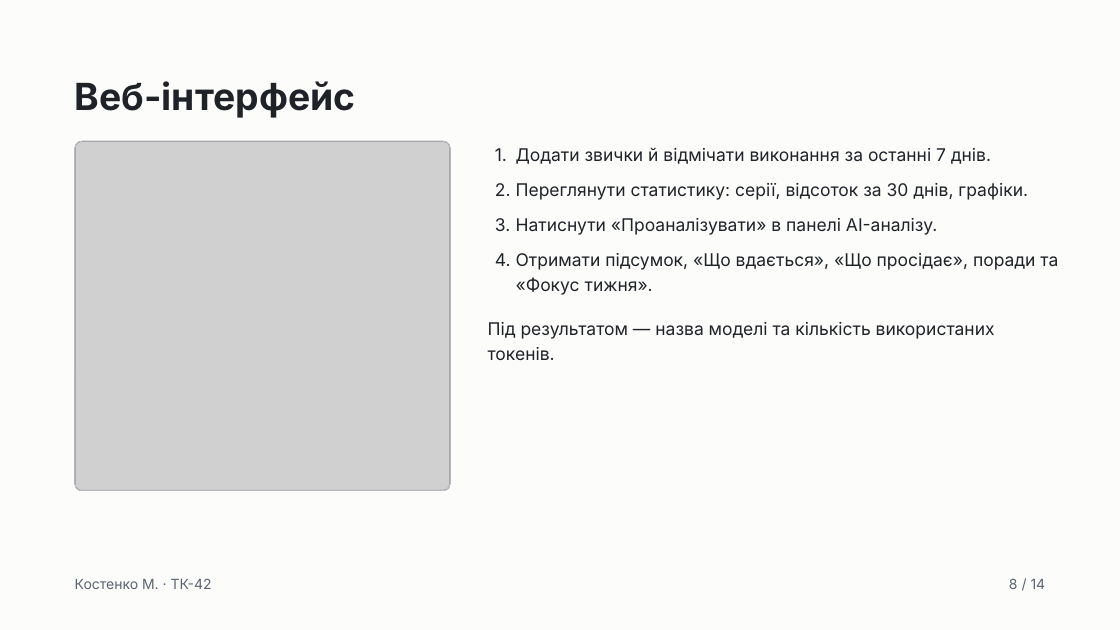
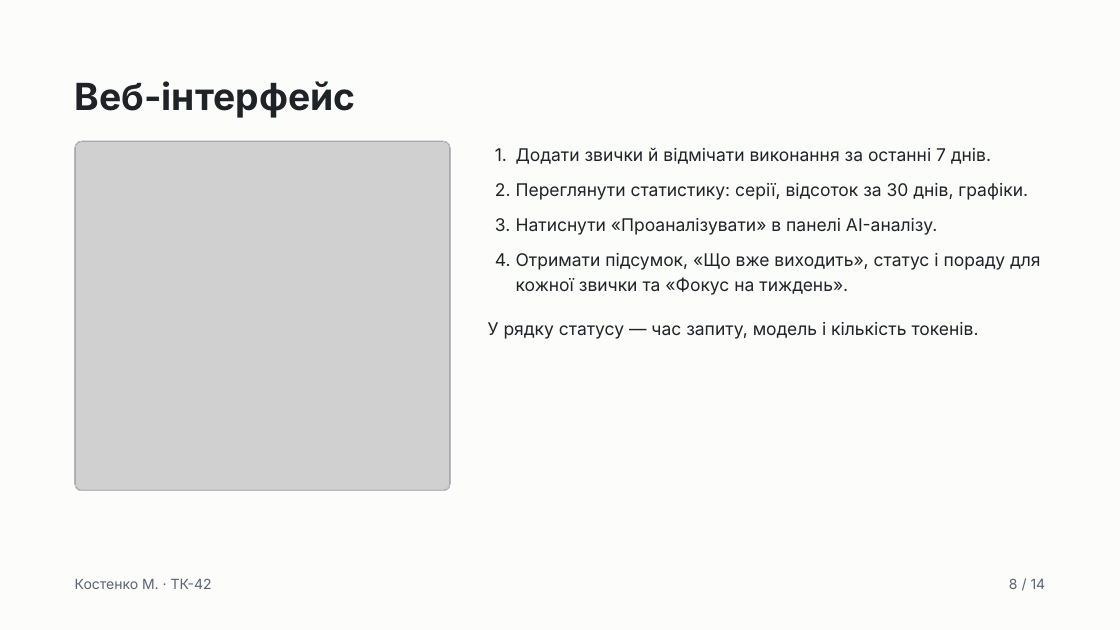
Before and after one commit to w1sed1/tracker-api, a slide deck: slide 8 of Habit Tracker + Gemini AI — Лаб. 2 «Хмарні обчислення».pptx. Drawn at 1120x630 pixels with LibreOffice and Linux fonts; fonts in the diff are those of the drawing; grey boxes stand for pictures. Boxes give left, top, right and bottom in pixels: in the first picture for what was removed or moved away, otherwise in the second. Text is boxed around its words. In the diff, an @@ line names an element or a change of style, - is before the commit and + after.

```diff
--- a/Habit Tracker + Gemini AI — Лаб. 2 «Хмарні обчислення».pptx
+++ b/Habit Tracker + Gemini AI — Лаб. 2 «Хмарні обчислення».pptx
@@ text at (516, 253, 1040, 295): text changed @@
-4. Отримати підсумок, «Що вдається», «Що просідає», поради та «Фокус тижня».
+4. Отримати підсумок, «Що вже виходить», статус і пораду для кожної звички та «Фокус на тиждень».
@@ text at (488, 322, 979, 339): text changed @@
-Під результатом — назва моделі та кількість використаних токенів.
+У рядку статусу — час запиту, модель і кількість токенів.
```
Also in this commit, not shown: 10 other slides changed, 4 other files.
